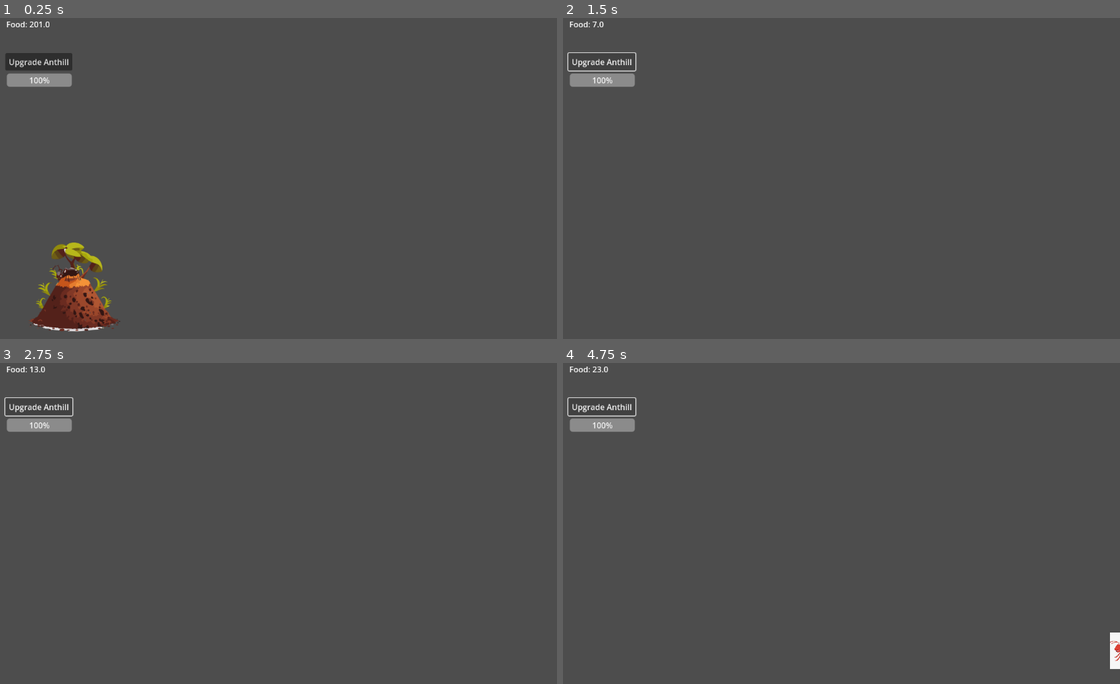
Above: before the commit, frames 1-4 (two rows, left to right).
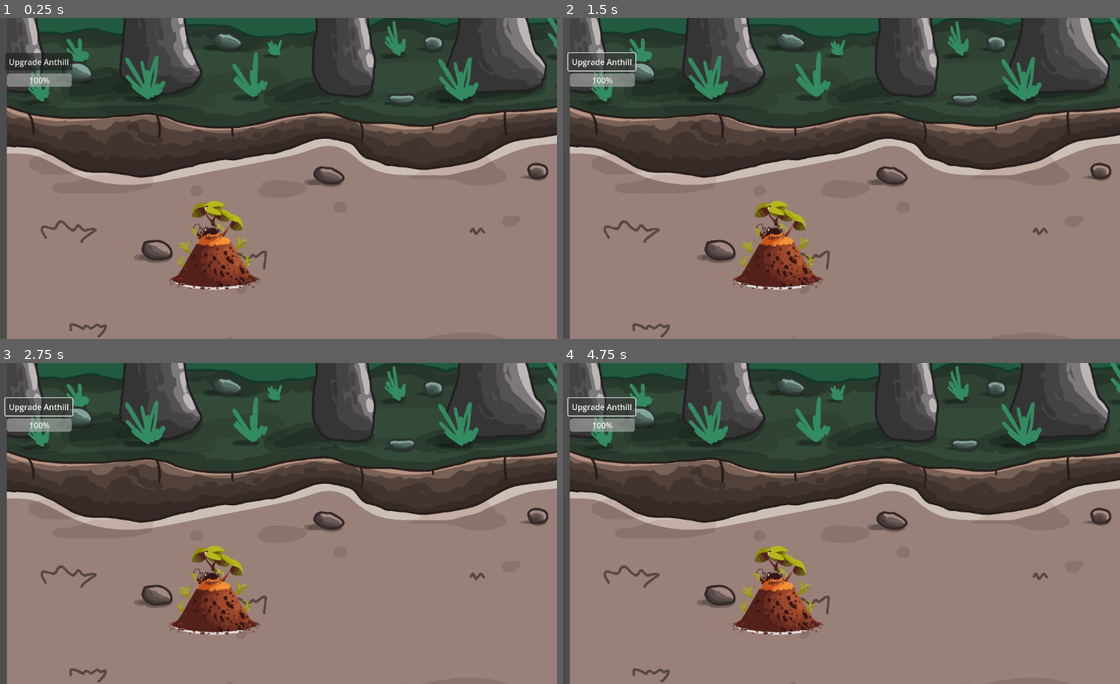
Above: after the commit, the same moments.

Repository: NMSU-Digital-Game-Design/game-jam-4-ant-game
Game: Godot game, scene res://Scenes/areas/area_1.tscn
Same seed, same stepped clock (60 frames per second), same inputs: the game is played once before the commit and once after it. Before the commit the project starts from res://main_scene.tscn.
Inputs:
- Up to frame 1 (0.25 s): no input
- Up to frame 2 (1.5 s): click "Upgrade Anthill" at 0.5 s; click "Upgrade Anthill" at 1.25 s
- Up to frame 3 (2.75 s): click "Upgrade Anthill" at 2 s
- Up to frame 4 (4.75 s): tap Enter at 2.75 s; tap Space at 3.5 s

The runs differ from the first frame. In frame 1, 87% of the frame differs, in the area x 1-100%, y 0-100%; in frame 2, 87%; in frame 3, 87%; in frame 4, 87%.

Commit message:
updating file pathing and implementing colliders

Diff:
--- a/Scenes/areas/area_1.tscn
+++ b/Scenes/areas/area_1.tscn
@@ -1,6 +1,8 @@
-[gd_scene load_steps=2 format=3 uid="uid://c3nbqofblpkr"]
+[gd_scene load_steps=4 format=3 uid="uid://c3nbqofblpkr"]
 
 [ext_resource type="Texture2D" uid="uid://2x8u7pq0kfq" path="res://Assets/Backgrounds/game_background_3.png" id="1_48soa"]
+[ext_resource type="PackedScene" uid="uid://crpil0a0r2k8q" path="res://Scenes/main_scene.tscn" id="2_qvwxv"]
+[ext_resource type="PackedScene" uid="uid://bnwfin6b0qhio" path="res://Scenes/enemy_ant.tscn" id="3_i7wiy"]
 
 [node name="area1" type="Node2D"]
 
@@ -12,7 +14,12 @@
 metadata/_edit_use_anchors_ = true
 
 [node name="TextureRect" type="TextureRect" parent="Control"]
-layout_mode = 0
+layout_mode = 1
+anchors_preset = -1
+anchor_left = 0.225
+anchor_top = 0.125
+anchor_right = 0.225
+anchor_bottom = 0.125
 offset_right = 3840.0
 offset_bottom = 2160.0
 texture = ExtResource("1_48soa")
@@ -21,6 +28,15 @@
 [node name="StaticBody2D" type="StaticBody2D" parent="."]
 
 [node name="CollisionPolygon2D" type="CollisionPolygon2D" parent="StaticBody2D"]
-position = Vector2(1880, 1038)
-scale = Vector2(229.987, 127.529)
-polygon = PackedVector2Array(7.4787, 5.07337, -6.62648, 5.07337, -6.72648, -4.61857, -6.30472, -4.03831, -6.26558, 4.39117, 7.02215, 4.42254, 7.02215, -3.64624, -6.32646, -3.96774)
+position = Vector2(1948.5, 1097.5)
+scale = Vector2(195.85, 110.75)
+polygon = PackedVector2Array(-8.9686, -0.663657, 8.35078, -0.663657, 8.35078, -7.67043, -8.9686, -7.59819, -9.29538, -8.24831, 8.67756, -8.17607, 8.67756, -0.0135441, -9.29538, -0.0857792, -9.29538, -8.24831, -8.9686, -7.59819)
+
+[node name="PlayerAnthill" parent="." instance=ExtResource("2_qvwxv")]
+position = Vector2(248, 392)
+
+[node name="EnemyAnt" parent="." instance=ExtResource("3_i7wiy")]
+position = Vector2(1280, 696)
+
+[node name="Camera2D" type="Camera2D" parent="."]
+position = Vector2(541, 800)
--- a/enemy_ant.tscn
+++ b/Scenes/enemy_ant.tscn
@@ -1,18 +1,18 @@
 [gd_scene load_steps=4 format=3 uid="uid://bnwfin6b0qhio"]
 
-[ext_resource type="Script" uid="uid://c74fmyp63qkpx" path="res://enemy_ant.gd" id="1_d8veo"]
-[ext_resource type="Texture2D" uid="uid://dq1sxe6ouphso" path="res://Assets/ant.jpg" id="1_vhamd"]
+[ext_resource type="Script" uid="uid://c74fmyp63qkpx" path="res://Scripts/enemy_ant.gd" id="1_hk1eq"]
+[ext_resource type="Texture2D" uid="uid://dq1sxe6ouphso" path="res://Assets/ant.jpg" id="2_nreke"]
 
 [sub_resource type="RectangleShape2D" id="RectangleShape2D_d8veo"]
 size = Vector2(82, 74.75)
 
 [node name="EnemyAnt" type="CharacterBody2D"]
-script = ExtResource("1_d8veo")
+script = ExtResource("1_hk1eq")
 
 [node name="Sprite2D" type="Sprite2D" parent="."]
 position = Vector2(845, 281)
-scale = Vector2(0.12307692, 0.11405526)
-texture = ExtResource("1_vhamd")
+scale = Vector2(0.123077, 0.114055)
+texture = ExtResource("2_nreke")
 
 [node name="CollisionShape2D" type="CollisionShape2D" parent="."]
 position = Vector2(847, 283)
--- a/main_scene.tscn
+++ b/Scenes/main_scene.tscn
@@ -1,28 +1,28 @@
 [gd_scene load_steps=5 format=3 uid="uid://crpil0a0r2k8q"]
 
-[ext_resource type="Script" uid="uid://cl5omls8d5chd" path="res://player_anthill.gd" id="1_2c62f"]
-[ext_resource type="Texture2D" uid="uid://b55l5rwbfi54y" path="res://Assets/anthill_1.png" id="2_gyfs4"]
-[ext_resource type="Script" uid="uid://cf6clmynb2xp4" path="res://enemy_spawner.gd" id="3_gyfs4"]
+[ext_resource type="Script" uid="uid://cl5omls8d5chd" path="res://Scripts/player_anthill.gd" id="1_jv6wh"]
+[ext_resource type="Texture2D" uid="uid://b55l5rwbfi54y" path="res://Assets/anthill_1.png" id="2_x6ack"]
+[ext_resource type="Script" uid="uid://cf6clmynb2xp4" path="res://Scripts/enemy_spawner.gd" id="3_iacmt"]
 
 [sub_resource type="CircleShape2D" id="CircleShape2D_d5x1h"]
 radius = 122.0
 
-[node name="MainScene" type="Node2D"]
+[node name="PlayerAnthill" type="Node2D"]
 
 [node name="PlayerAnthill" type="Area2D" parent="."]
-script = ExtResource("1_2c62f")
+script = ExtResource("1_jv6wh")
 
 [node name="Sprite2D" type="Sprite2D" parent="PlayerAnthill"]
 position = Vector2(179, 539)
-scale = Vector2(0.63055557, 0.65)
-texture = ExtResource("2_gyfs4")
+scale = Vector2(0.630556, 0.65)
+texture = ExtResource("2_x6ack")
 
 [node name="CollisionShape2D" type="CollisionShape2D" parent="PlayerAnthill"]
 position = Vector2(174, 542)
 shape = SubResource("CircleShape2D_d5x1h")
 
 [node name="EnemySpawner" type="Node2D" parent="."]
-script = ExtResource("3_gyfs4")
+script = ExtResource("3_iacmt")
 
 [node name="UI" type="CanvasLayer" parent="."]
 
@@ -41,7 +41,7 @@
 
 [node name="UpgradeHealthButton" type="Button" parent="UI"]
 anchors_preset = -1
-anchor_right = 0.023000002
+anchor_right = 0.023
 anchor_bottom = 0.074
 offset_left = 41.0
 offset_top = 71.0
--- a/enemy_spawner.gd
+++ b/Scripts/enemy_spawner.gd
@@ -1,7 +1,7 @@
 extends Node2D
 
 @export var spawn_interval = 2.0
-var EnemyAntScene = preload("res://enemy_ant.tscn")
+var EnemyAntScene = preload("res://Scenes/enemy_ant.tscn")
 
 func _ready():
 	var timer = Timer.new()
--- a/project.godot
+++ b/project.godot
@@ -11,8 +11,8 @@
 [application]
 
 config/name="Ant Game"
-run/main_scene="uid://crpil0a0r2k8q"
-config/features=PackedStringArray("4.5", "GL Compatibility")
+run/main_scene="uid://c3nbqofblpkr"
+config/features=PackedStringArray("4.4", "GL Compatibility")
 config/icon="res://icon.svg"
 
 [rendering]
Not shown, changed: Assets/Backgrounds/game_background_3.png.import
Not shown, changed: Assets/ant.jpg.import
Not shown, changed: Assets/anthill_1.png.import
Renamed: enemy_ant.gd -> Scripts/enemy_ant.gd
Renamed: enemy_ant.gd.uid -> Scripts/enemy_ant.gd.uid
Renamed: enemy_spawner.gd.uid -> Scripts/enemy_spawner.gd.uid
Renamed: player_anthill.gd -> Scripts/player_anthill.gd
Renamed: player_anthill.gd.uid -> Scripts/player_anthill.gd.uid
Not shown, changed: icon.svg.import
